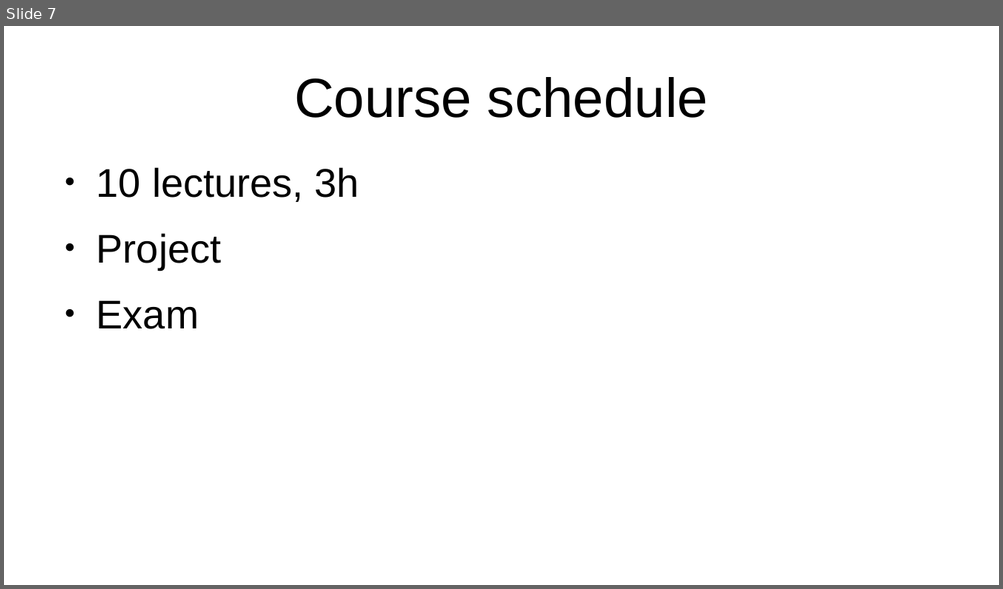
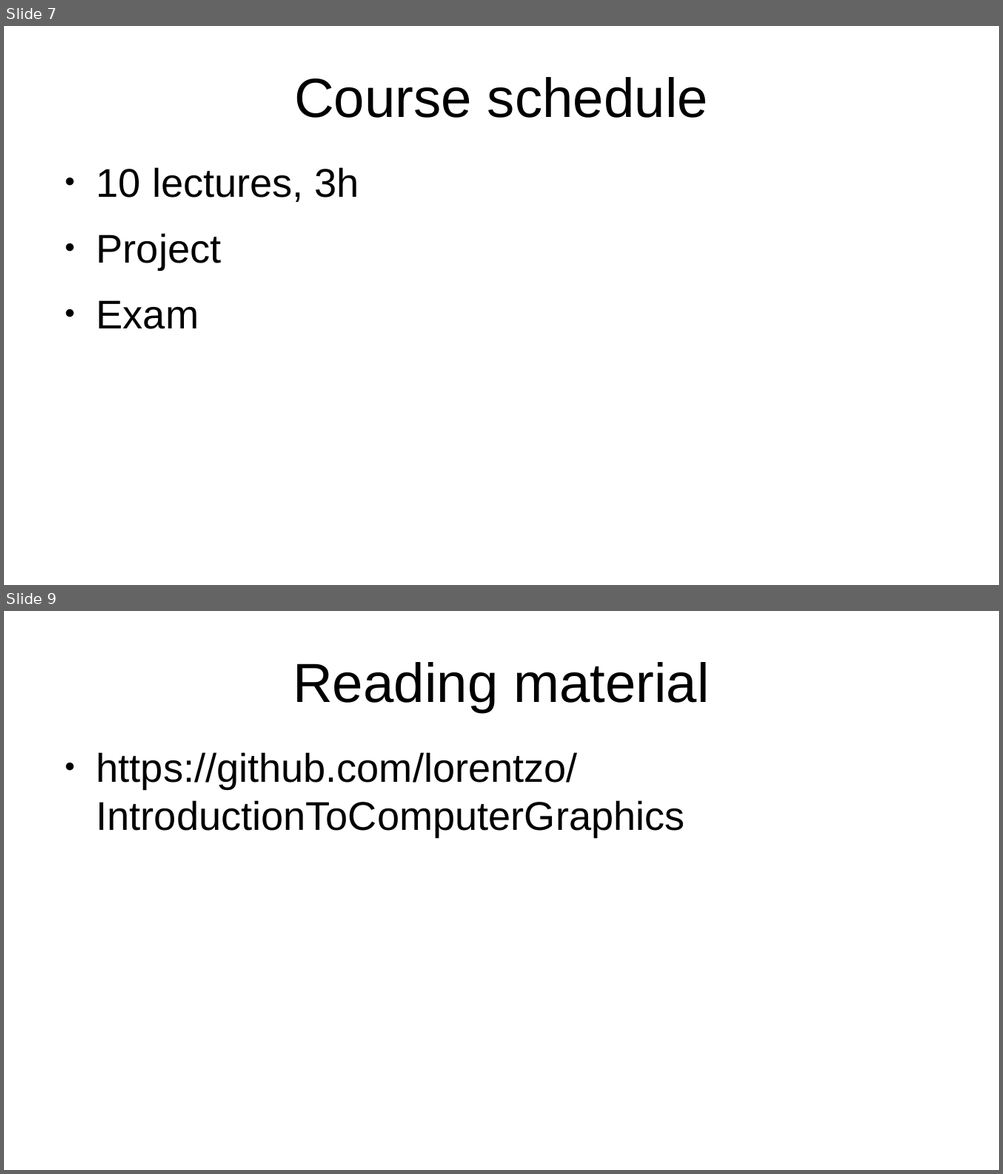
Before and after one commit to lorentzo/IntroductionToComputerGraphics, a slide deck: lectures/1_introduction/introduction.odp. Shown one above the other, each under a label of ours: slide 7 before the commit, slides 7 and 9 after it; the slides between them are not shown. The pictures are 1003x589 and 1003x1174 pixels, drawn with LibreOffice and Linux fonts; fonts in the diff are those of the drawing. Boxes give left, top, right and bottom in pixels: in the first picture for what was removed or moved away, otherwise in the second. Text is boxed around its words. In the diff, an @@ line names an element or a change of style, - is before the commit and + after.

```diff
--- a/lectures/1_introduction/introduction.odp
+++ b/lectures/1_introduction/introduction.odp
@@ slide 9 added at (x1=4, y1=611, x2=999, y2=1170), background #FFFFFF @@
@@ title added at (x1=293, y1=662, x2=709, y2=712), 44 pt, text #000000 @@
+Reading material
@@ text added at (x1=96, y1=752, x2=685, y2=837), 32 pt, text #000000 @@
+● https://github.com/lorentzo/IntroductionToComputerGraphics
```
Also in this commit, not shown: 1 slide changed, 1 other slide added, 1 slide removed, 4 other files.
